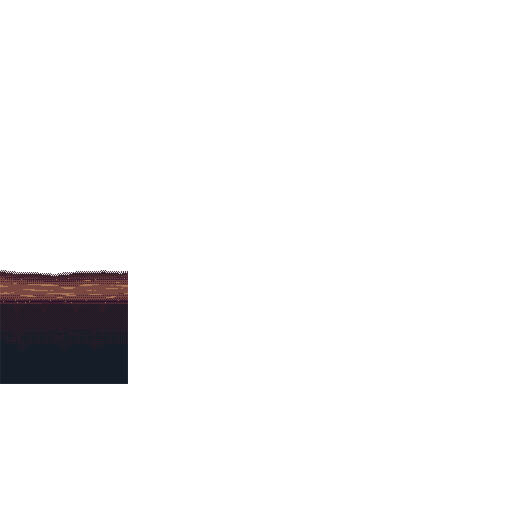
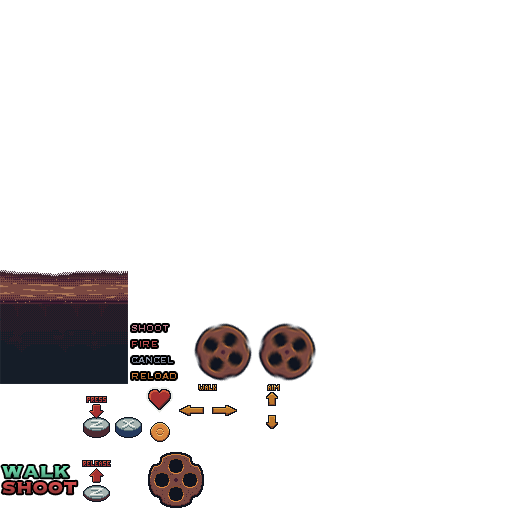
Layer changes from the first 512 × 512 image to the second:
added layer "hud (1)" above "barrel blur 2" over [82, 384, 280, 508]
added layer "barrel blur 2" above "barrel blur 1" over [258, 322, 317, 382]
added layer "barrel blur 1" above "reload" over [193, 322, 252, 382]
added layer "reload" above "cancel" over [132, 373, 176, 379]
added layer "cancel" above "fire" over [132, 357, 173, 363]
added layer "fire" above "shoot" over [132, 341, 157, 347]
added layer "shoot" (1st of 2) above "shoot" over [132, 325, 168, 331]
added layer "shoot" (2nd of 2) above "walk" over [2, 481, 77, 494]
added layer "walk" above "ground-5" over [2, 466, 69, 478]
